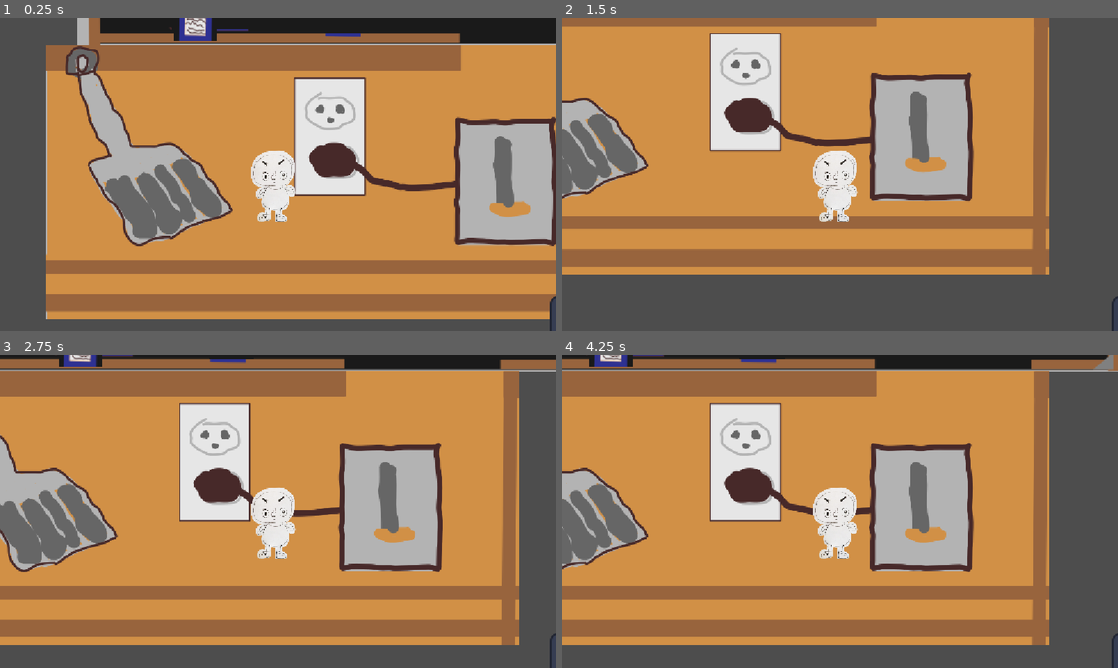
Above: before the commit, frames 1-4 (two rows, left to right).
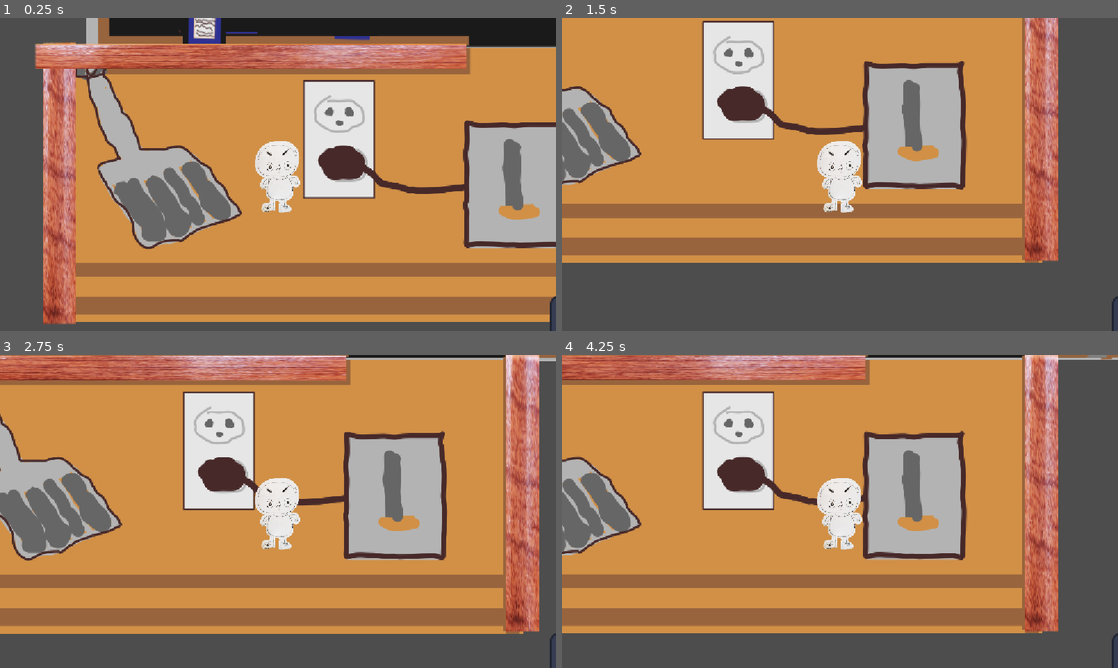
Above: after the commit, the same moments.

Repository: lmg-crono/group-project-final
Game: Godot game, scene res://node_2d.tscn
The game is run twice, just before and just after one commit, with the same random seed, the same clock (stepped at 60 frames per second) and the same inputs. The engine's default icon, where the game draws it, is replaced by a stand-in: a white triangle on a blue panel in a dark square.
Inputs:
- Up to frame 1 (0.25 s): no input
- Up to frame 2 (1.5 s): hold Right (walk_right) from 0.53 s (still down); tap Space (jump) at 0.77 s
- Up to frame 3 (2.75 s): tap Space (jump) at 1.52 s; release Right (walk_right) at 2.03 s; hold Left (walk_left) from 2.03 s (still down)
- Up to frame 4 (4.25 s): release Left (walk_left) at 2.78 s; hold Right (walk_right) from 2.78 s (still down); tap Space (jump) at 3.02, 3.77 s

The runs differ from the first frame. In frame 1, 28% of the frame differs, in the area x 6-100%, y 0-98%; in frame 2, 32%; in frame 3, 41%, in the area x 0-100%, y 0-93%; in frame 4, 39%.

Commit message:
Added a ton

Diff:
--- /dev/null
+++ b/area_2d.gd
@@ -0,0 +1,6 @@
+extends Area2D
+
+func _on_body_entered(body: Node2D) -> void:
+	if body.name == "CharacterBody2D":
+		Global.lives -= 1
+		get_tree().reload_current_scene()
--- /dev/null
+++ b/area_enemy.tscn
@@ -0,0 +1,13 @@
+[gd_scene format=3 uid="uid://dy4hlvu4lw7qg"]
+
+[ext_resource type="Script" uid="uid://cenntlf860cho" path="res://area_2d.gd" id="1_ik68f"]
+
+[sub_resource type="CircleShape2D" id="CircleShape2D_yy3is"]
+
+[node name="Enemy" type="Area2D" unique_id=487474290]
+script = ExtResource("1_ik68f")
+
+[node name="CollisionShape2D" type="CollisionShape2D" parent="." unique_id=1675010053]
+shape = SubResource("CircleShape2D_yy3is")
+
+[connection signal="body_entered" from="." to="." method="_on_body_entered"]
--- a/character_body_2d.tscn
+++ b/character_body_2d.tscn
@@ -15,7 +15,7 @@
 scale = Vector2(2.1875, 0.4765625)
 
 [node name="CollisionShape2D" type="CollisionShape2D" parent="." unique_id=1045111342]
-position = Vector2(-12, 25)
+position = Vector2(-1, 1)
 shape = SubResource("CapsuleShape2D_xr0ua")
 
 [node name="Icon" type="Sprite2D" parent="." unique_id=726564959]
@@ -23,6 +23,6 @@
 texture = ExtResource("2_ghijl")
 
 [node name="Idle" type="Sprite2D" parent="." unique_id=404159045]
-position = Vector2(-2, -2)
+position = Vector2(7, -22)
 scale = Vector2(0.3216667, 0.39666668)
 texture = ExtResource("3_ghijl")
--- /dev/null
+++ b/enemy.gd
@@ -0,0 +1,10 @@
+extends CharacterBody2D
+
+@export var speed : int = 2
+@onready var ray_cast_2d: RayCast2D = $RayCast2D
+func _physics_process(delta: float) -> void:
+	position.x += speed
+	if ray_cast_2d.is_colliding():
+		ray_cast_2d.target_position.x *= -1
+		speed *= -1
+	move_and_slide()
--- /dev/null
+++ b/enemy.tscn
@@ -0,0 +1,29 @@
+[gd_scene format=3 uid="uid://c183280h431bg"]
+
+[ext_resource type="Script" uid="uid://b4pf02bee35nt" path="res://enemy.gd" id="1_7k104"]
+[ext_resource type="PackedScene" uid="uid://dy4hlvu4lw7qg" path="res://area_enemy.tscn" id="2_4gyqm"]
+[ext_resource type="Texture2D" uid="uid://blsvgqsmgcj33" path="res://1000003607-removebg-preview.png" id="3_qi2p4"]
+
+[sub_resource type="CircleShape2D" id="CircleShape2D_boomn"]
+radius = 70.34913
+
+[node name="Physics Enemy" type="CharacterBody2D" unique_id=1685907076]
+collision_layer = 2
+collision_mask = 2
+script = ExtResource("1_7k104")
+
+[node name="Enemy" parent="." unique_id=487474290 instance=ExtResource("2_4gyqm")]
+
+[node name="CollisionShape2D" type="CollisionShape2D" parent="." unique_id=1392134776]
+shape = SubResource("CircleShape2D_boomn")
+
+[node name="RayCast2D" type="RayCast2D" parent="." unique_id=773260247]
+target_position = Vector2(131, 0)
+collision_mask = 2
+
+[node name="1000003607RemovebgPreview" type="Sprite2D" parent="." unique_id=1806600018]
+position = Vector2(2, -7)
+scale = Vector2(0.6726328, 0.5)
+texture = ExtResource("3_qi2p4")
+
+[node name="AnimationPlayer" type="AnimationPlayer" parent="." unique_id=1589618149]
--- a/node_2d.tscn
+++ b/node_2d.tscn
@@ -11,11 +11,13 @@
 [ext_resource type="PackedScene" uid="uid://doaa0s0jv6gt3" path="res://candy_pickup.tscn" id="5_q6r6c"]
 [ext_resource type="FontFile" uid="uid://b3m1lr6h2sl0t" path="res://CoveredByYourGrace-Regular.ttf" id="5_rj586"]
 [ext_resource type="Script" uid="uid://chj3ifnoy0hrf" path="res://collectible_label.gd" id="6_d21ai"]
+[ext_resource type="PackedScene" uid="uid://c183280h431bg" path="res://enemy.tscn" id="6_flf07"]
 [ext_resource type="PackedScene" uid="uid://cp8q1nskp7j1c" path="res://rigid_body_2d_2.tscn" id="13_0h7mo"]
 [ext_resource type="PackedScene" uid="uid://cfd8d2gdyl0b2" path="res://screenshot_20260722124751.tscn" id="13_d2bti"]
 [ext_resource type="Texture2D" uid="uid://b44dmxebqklhp" path="res://Screenshot_2026-07-22_12-49-28.png" id="14_d2bti"]
 [ext_resource type="Texture2D" uid="uid://b4n0b4mmt0do8" path="res://Screenshot_2026-07-22_16-20-33.png" id="16_flf07"]
 [ext_resource type="Texture2D" uid="uid://b3d4pxlgbw7o2" path="res://Screenshot_2026-07-22_15-10-51.png" id="16_ta5nu"]
+[ext_resource type="Texture2D" uid="uid://5kvqm48ed324" path="res://Character anims/Woodplatform.png" id="18_k73cj"]
 
 [sub_resource type="RectangleShape2D" id="RectangleShape2D_fwou7"]
 size = Vector2(28.068527, 131.16994)
@@ -29,9 +31,6 @@
 [sub_resource type="RectangleShape2D" id="RectangleShape2D_boomn"]
 size = Vector2(96.91429, 517.2461)
 
-[sub_resource type="CircleShape2D" id="CircleShape2D_yy3is"]
-radius = 58.5235
-
 [sub_resource type="RectangleShape2D" id="RectangleShape2D_c3dyn"]
 size = Vector2(2536, 42)
 
@@ -42,7 +41,7 @@
 size = Vector2(851, 30.5)
 
 [sub_resource type="RectangleShape2D" id="RectangleShape2D_l7l66"]
-size = Vector2(2063, 24.5)
+size = Vector2(1967.5, 69)
 
 [sub_resource type="RectangleShape2D" id="RectangleShape2D_0arap"]
 size = Vector2(360, 408.25)
@@ -55,6 +54,9 @@
 
 [sub_resource type="RectangleShape2D" id="RectangleShape2D_8cre8"]
 size = Vector2(40, 606.625)
+
+[sub_resource type="RectangleShape2D" id="RectangleShape2D_uc04w"]
+size = Vector2(210, 925)
 
 [node name="Main" type="Node2D" unique_id=242556052]
 
@@ -89,6 +91,10 @@
 scale = Vector2(5.4759803, 0.79932564)
 texture = ExtResource("4_0h7mo")
 
+[node name="Screenshot20260722105345" type="Sprite2D" parent="Level 2/Old box blocker 1/Old box blocker 2" unique_id=601773762]
+position = Vector2(-137.55534, -63.820873)
+texture = ExtResource("4_0h7mo")
+
 [node name="Level 1" type="Sprite2D" parent="." unique_id=1721763241]
 position = Vector2(231, 180)
 texture = ExtResource("1_kdubu")
@@ -126,7 +132,7 @@
 shape = SubResource("RectangleShape2D_yy3is")
 
 [node name="Icon5" type="Sprite2D" parent="." unique_id=201942343]
-position = Vector2(1518, -698)
+position = Vector2(2285, 103)
 scale = Vector2(2.382812, 0.5078125)
 texture = ExtResource("1_0e48y")
 
@@ -135,7 +141,7 @@
 scale = Vector2(0.13530655, 1.9692308)
 
 [node name="CollisionShape2D" type="CollisionShape2D" parent="Icon5/StaticBody2D" unique_id=1789095539]
-position = Vector2(-3572.624, 1252)
+position = Vector2(-5939.1753, 435)
 shape = SubResource("RectangleShape2D_yy3is")
 
 [node name="Icon6" type="Sprite2D" parent="." unique_id=183013246]
@@ -163,12 +169,13 @@
 scale = Vector2(1, 0.9999997)
 shape = SubResource("RectangleShape2D_boomn")
 
+[node name="Physics Enemy" parent="." unique_id=1685907076 instance=ExtResource("6_flf07")]
+z_index = 2
+position = Vector2(1788, -726)
+
 [node name="CharacterBody2D" parent="." unique_id=1230144333 instance=ExtResource("2_0e48y")]
-position = Vector2(131, 137)
-
-[node name="CollisionShape2D2" type="CollisionShape2D" parent="CharacterBody2D" unique_id=1381287940]
-position = Vector2(2, 1)
-shape = SubResource("CircleShape2D_yy3is")
+z_index = 8
+position = Vector2(84, 131)
 
 [node name="Fall Detector" type="Area2D" parent="." unique_id=89915164]
 position = Vector2(52, 532)
@@ -242,19 +249,23 @@
 [node name="CollisionShape2D" type="CollisionShape2D" parent="StaticBody2D2" unique_id=331697392]
 position = Vector2(54, -112)
 shape = SubResource("RectangleShape2D_oyan1")
+one_way_collision = true
 
 [node name="StaticBody2D3" type="StaticBody2D" parent="." unique_id=1886326467]
 
 [node name="CollisionShape2D" type="CollisionShape2D" parent="StaticBody2D3" unique_id=1674844326]
-position = Vector2(1833, -105)
+position = Vector2(1833, -116)
 shape = SubResource("RectangleShape2D_l7l66")
 
-[node name="CollisionShape2D" type="CollisionShape2D" parent="StaticBody2D3/CollisionShape2D" unique_id=1064687496]
-position = Vector2(238, -543)
+[node name="StaticBody2D" type="StaticBody2D" parent="StaticBody2D3/CollisionShape2D" unique_id=147865312]
+position = Vector2(106, -432.125)
+
+[node name="CollisionShape2D" type="CollisionShape2D" parent="StaticBody2D3/CollisionShape2D/StaticBody2D" unique_id=527788697]
+position = Vector2(0, -40.875)
 shape = SubResource("RectangleShape2D_l7l66")
 
-[node name="CollisionShape2D" type="CollisionShape2D" parent="StaticBody2D3/CollisionShape2D/CollisionShape2D" unique_id=527788697]
-position = Vector2(-47, -532.25)
+[node name="CollisionShape2D2" type="CollisionShape2D" parent="StaticBody2D3/CollisionShape2D/StaticBody2D" unique_id=1064687496]
+position = Vector2(90.25, -42.375)
 shape = SubResource("RectangleShape2D_l7l66")
 
 [node name="StaticBody2D4" type="StaticBody2D" parent="." unique_id=1234731217]
@@ -283,6 +294,7 @@
 [node name="CollisionShape2D" type="CollisionShape2D" parent="StaticBody2D6" unique_id=248112165]
 position = Vector2(-270, -546)
 shape = SubResource("RectangleShape2D_iehjd")
+one_way_collision = true
 
 [node name="StaticBody2D7" type="StaticBody2D" parent="." unique_id=2039687911]
 
@@ -308,13 +320,14 @@
 texture = ExtResource("14_d2bti")
 
 [node name="Screenshot20260722105345" type="Sprite2D" parent="." unique_id=1428548618]
-position = Vector2(1879, -729)
+visible = false
+position = Vector2(1868, -732)
 scale = Vector2(43.116665, 2.5061731)
 texture = ExtResource("4_0h7mo")
 
 [node name="Screenshot20260722151051" type="Sprite2D" parent="." unique_id=913213625]
-position = Vector2(-594.00006, -450.875)
-scale = Vector2(6.3962264, 8.855261)
+position = Vector2(-594.00006, -445)
+scale = Vector2(6.3962264, 9.473682)
 texture = ExtResource("16_ta5nu")
 
 [node name="Screenshot20260722151051" type="Sprite2D" parent="Screenshot20260722151051" unique_id=1625560840]
@@ -349,13 +362,73 @@
 scale = Vector2(22.375002, 6.9999976)
 texture = ExtResource("16_flf07")
 
-[node name="CollisionShape2D2" type="CollisionShape2D" parent="." unique_id=1149670666]
-position = Vector2(1838.5, -892)
-shape = SubResource("RectangleShape2D_l7l66")
-
 [node name="Screenshot20260722162034" type="Sprite2D" parent="." unique_id=1922374843]
 position = Vector2(1829.0001, -605)
 scale = Vector2(23.025003, 3.807694)
 texture = ExtResource("16_flf07")
 
+[node name="StaticBody2D" type="StaticBody2D" parent="Screenshot20260722162034" unique_id=356029856]
+position = Vector2(0.41259003, -75.3737)
+scale = Vector2(0.043431047, 0.26262614)
+
+[node name="CollisionShape2D2" type="CollisionShape2D" parent="Screenshot20260722162034/StaticBody2D" unique_id=1149670666]
+shape = SubResource("RectangleShape2D_l7l66")
+
+[node name="StaticBody2D8" type="StaticBody2D" parent="." unique_id=1079540030]
+collision_layer = 3
+collision_mask = 3
+
+[node name="CollisionShape2D" type="CollisionShape2D" parent="StaticBody2D8" unique_id=712644621]
+position = Vector2(2851, -871)
+shape = SubResource("RectangleShape2D_uc04w")
+
+[node name="Screenshot20260722162036" type="Sprite2D" parent="." unique_id=1022968427]
+position = Vector2(819, 173.625)
+scale = Vector2(0.5, 43.634613)
+texture = ExtResource("16_flf07")
+
+[node name="Screenshot20260722162037" type="Sprite2D" parent="." unique_id=1505323677]
+position = Vector2(-295.00003, -272)
+scale = Vector2(0.674999, 23.307693)
+
+[node name="Woodplatform" type="Sprite2D" parent="." unique_id=1053154721]
+position = Vector2(-370, 154)
+scale = Vector2(0.15333334, 3.5549998)
+texture = ExtResource("18_k73cj")
+
+[node name="Woodplatform5" type="Sprite2D" parent="." unique_id=1232345517]
+position = Vector2(-901.99994, -666)
+scale = Vector2(0.15986666, 2.3506298)
+texture = ExtResource("18_k73cj")
+
+[node name="Woodplatform2" type="Sprite2D" parent="." unique_id=1328241755]
+position = Vector2(837, 146)
+scale = Vector2(0.15333334, 3.5549998)
+texture = ExtResource("18_k73cj")
+
+[node name="Woodplatform3" type="Sprite2D" parent="." unique_id=1761612714]
+position = Vector2(-607.89294, -441)
+scale = Vector2(1.4936903, 1.0839196)
+texture = ExtResource("18_k73cj")
+
+[node name="Woodplatform4" type="Sprite2D" parent="." unique_id=1017712335]
+position = Vector2(834.0001, -860)
+scale = Vector2(8.443333, 0.50745517)
+texture = ExtResource("18_k73cj")
+
+[node name="Woodplatform6" type="Sprite2D" parent="." unique_id=1958464942]
+position = Vector2(1870.4999, -609.8734)
+scale = Vector2(4.7483325, 0.3137553)
+texture = ExtResource("18_k73cj")
+
+[node name="Woodplatform7" type="Sprite2D" parent="." unique_id=1849491813]
+position = Vector2(10752.255, -801.2244)
+scale = Vector2(22.546661, 0.09844239)
+texture = ExtResource("18_k73cj")
+
+[node name="Woodplatform8" type="Sprite2D" parent="." unique_id=504944684]
+position = Vector2(3.3750648, -88.00001)
+scale = Vector2(2.01875, 0.3137553)
+texture = ExtResource("18_k73cj")
+
 [connection signal="body_entered" from="Fall Detector" to="Fall Detector" method="_on_body_entered"]
Binary file added: 1000003607-removebg-preview.png
Not shown, added: 1000003607-removebg-preview.png.import
Binary file added: Character anims/Fall.png
Not shown, added: Character anims/Fall.png.import
Binary file added: Character anims/Jump.png
Not shown, added: Character anims/Jump.png.import
Binary file added: Character anims/Woodplatform.png
Not shown, added: Character anims/Woodplatform.png.import
Binary file added: Character anims/kick.png
Not shown, added: Character anims/kick.png.import
Binary file added: Character anims/unnamed.png
Not shown, added: Character anims/unnamed.png.import
(and 10 more such lines)
